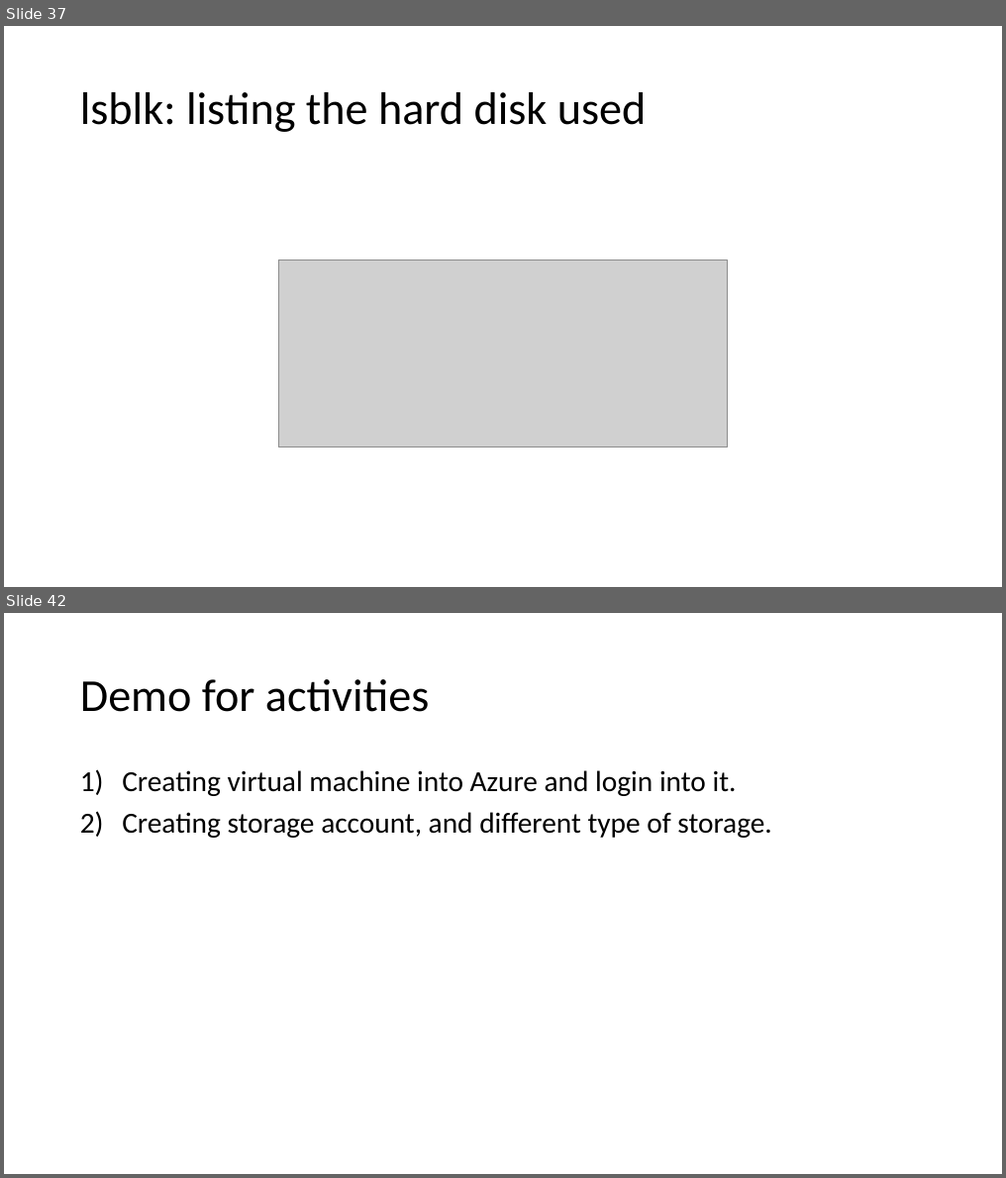
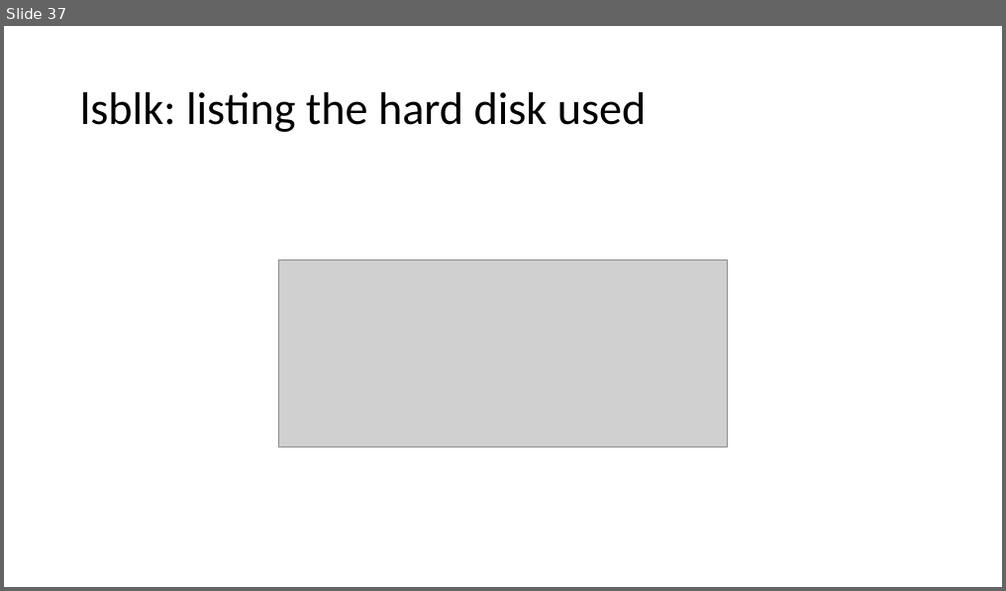
Before and after one commit to JanbaskDevops/Batch1, a slide deck: ClassRoomNotes/PPT/Networking and storage Basics.pptx. Shown one above the other, each under a label of ours: slides 37 and 42 before the commit, slide 37 after it; the slides between them are not shown. The pictures are 1006x1178 and 1006x591 pixels, drawn with LibreOffice and Linux fonts; fonts in the diff are those of the drawing; grey boxes stand for pictures. Boxes give left, top, right and bottom in pixels: in the first picture for what was removed or moved away, otherwise in the second. Text is boxed around its words. In the diff, an @@ line names an element or a change of style, - is before the commit and + after.

```diff
--- a/ClassRoomNotes/PPT/Networking and storage Basics.pptx
+++ b/ClassRoomNotes/PPT/Networking and storage Basics.pptx
@@ slide 42 removed at [4,613,1002,1174], background #FFFFFF @@
@@ title removed at [80,679,430,712] @@
-Demo for activities
@@ text removed at [122,770,771,838] @@
-1) Creating virtual machine into Azure and login into it.
-2) Creating storage account, and different type of storage.
```
Also in this commit, not shown: 1 slide changed, 5 other slides removed, 3 other files.
